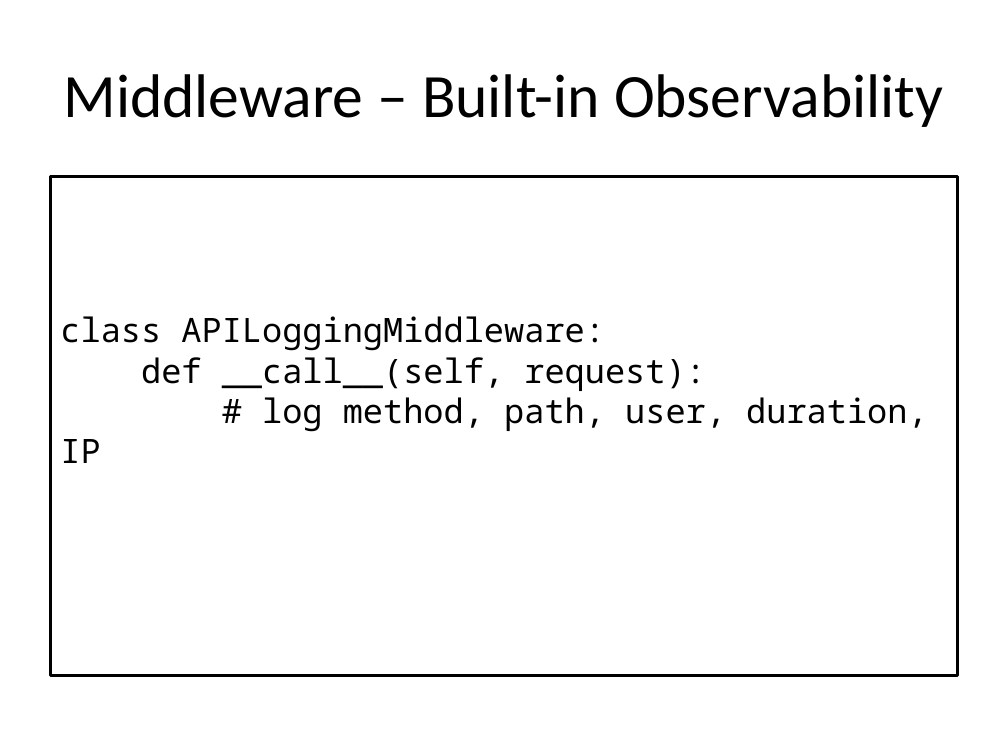
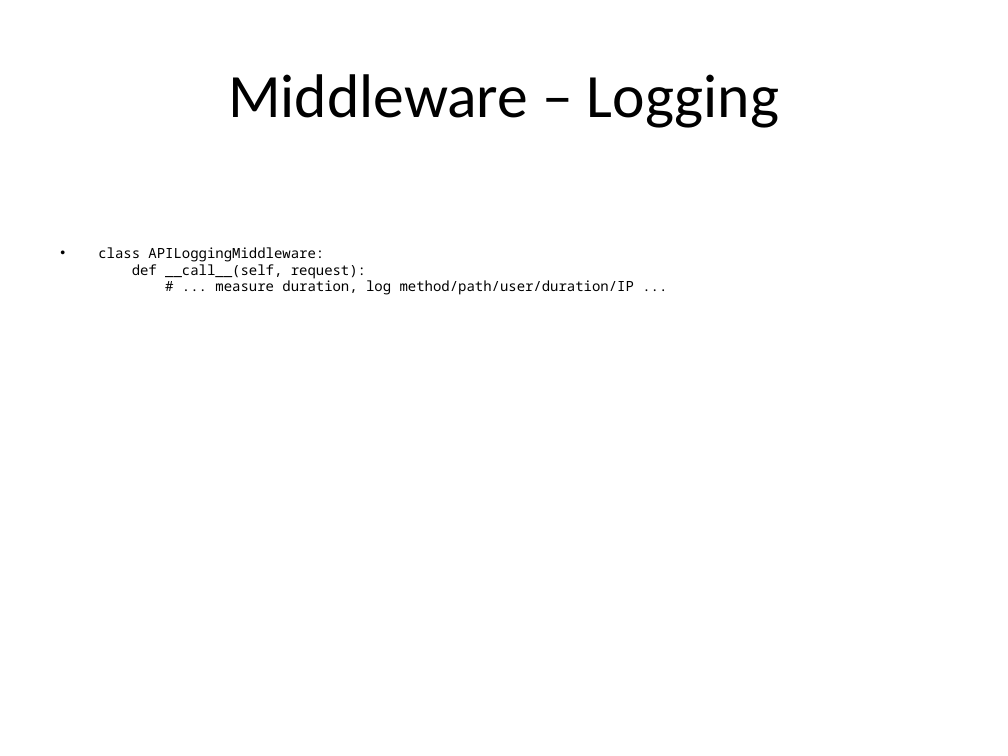
Before and after one commit to seanwhs/ScratchPad, a slide deck: slide 29 of Project-Refill/HSH_LPG_Backend_Walkthrough_Jan2026.pptx (slide 13 before the commit). Drawn at 1008x756 pixels with LibreOffice and Linux fonts; fonts in the diff are those of the drawing. Boxes give left, top, right and bottom in pixels: in the first picture for what was removed or moved away, otherwise in the second. Text is boxed around its words. In the diff, an @@ line names an element or a change of style, - is before the commit and + after.

```diff
--- a/Project-Refill/HSH_LPG_Backend_Walkthrough_Jan2026.pptx
+++ b/Project-Refill/HSH_LPG_Backend_Walkthrough_Jan2026.pptx
@@ title at bbox=[228, 74, 779, 128]: text changed @@
-Middleware – Built-in Observability
+Middleware – Logging
@@ text "class APILoggingMiddleware: def __call__(self, request): ...": place and size @@
-text "class APILoggingMiddleware: def __call__(self, request): ..." at bbox=[50, 176, 958, 675]
+text "class APILoggingMiddleware: def __call__(self, request): ..." at bbox=[98, 247, 634, 295]
@@ text "class APILoggingMiddleware: def __call__(self, request): ..." at bbox=[98, 247, 634, 295]: fill #FFFFFF to none; outline #000000 2 pt to none @@
@@ text at bbox=[98, 247, 634, 295]: text changed; size 24 to 10 pt @@
-class APILoggingMiddleware:
-def __call__(self, request):
-# log method, path, user, duration, IP
+• class APILoggingMiddleware:
+  def __call__(self, request):
+  # ... measure duration, log method/path/user/duration/IP ...
```
Also in this commit, not shown: 10 other slides changed, 16 slides added.
